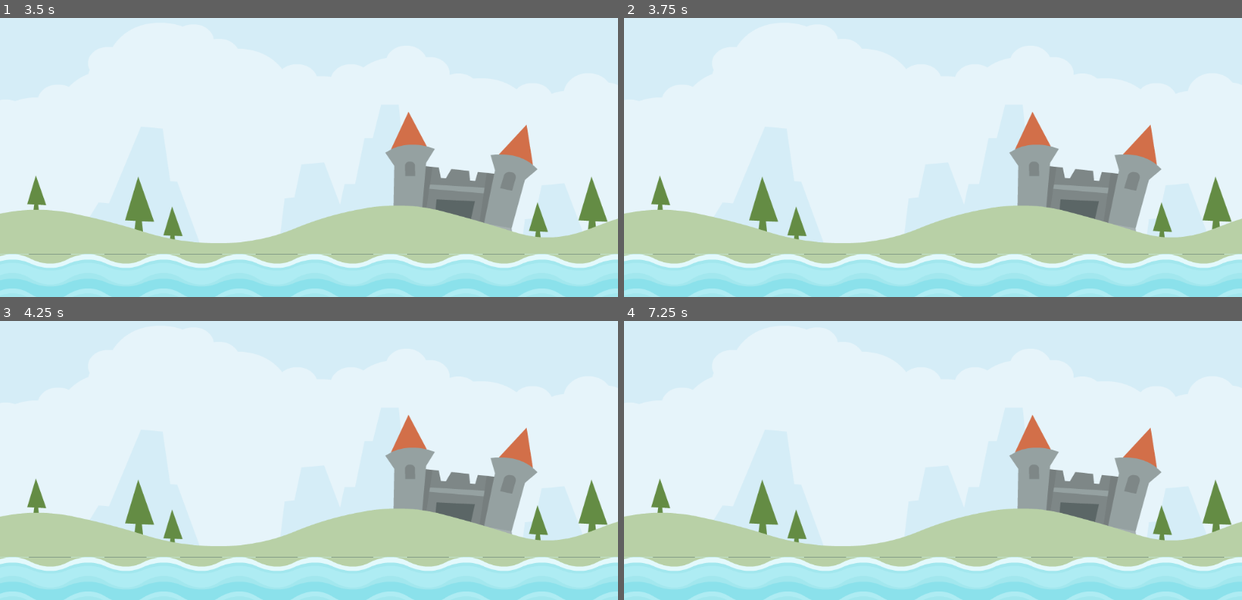
Above: before the commit, frames 1-4 (two rows, left to right).
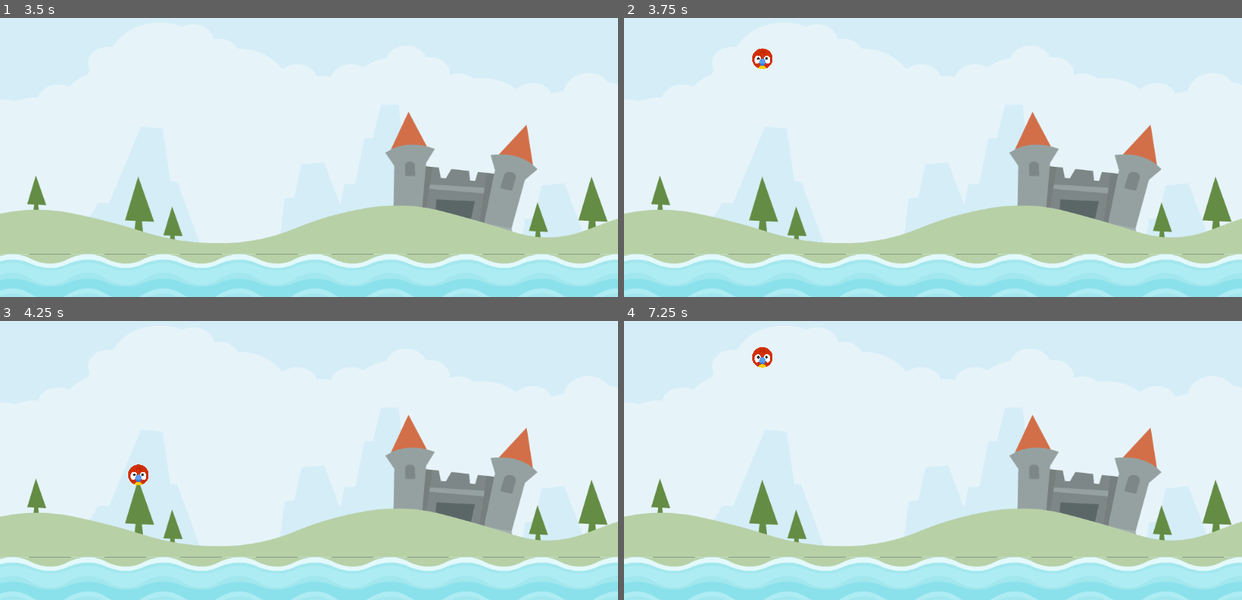
Above: after the commit, the same moments.

Repository: EmmanuelBarboza/AngryAnimals
Game: Godot game, scene res://Scenes/Level/level.tscn
The game is run twice, just before and just after one commit, with the same random seed, the same clock (stepped at 60 frames per second) and the same inputs.
Inputs (mouse positions are in pixels of both pictures, inside the frame that each line leads up to):
- Up to frame 1 (3.5 s): move the mouse to (444, 107) at 0.52 s; click (444, 107) at 0.67 s; tap Enter at 1.25, 2.75 s; move the mouse to (185, 140) at 1.27 s; click (185, 140) at 1.42 s; tap Space at 2 s; move the mouse to (370, 45) at 2.02 s; click (370, 45) at 2.17 s; move the mouse to (278, 193) at 2.77 s; click (278, 193) at 2.92 s
- Up to frame 2 (3.75 s): tap Space at 3.5 s; move the mouse to (1118, 174) at 3.52 s; click (1118, 174) at 3.67 s
- Up to frame 3 (4.25 s): no input
- Up to frame 4 (7.25 s): move the mouse to (747, 374) at 4.27 s; click (747, 374) at 4.42 s; tap Enter at 5 s; move the mouse to (963, 427) at 5.02 s; click (963, 427) at 5.17 s; tap Space at 5.75 s; move the mouse to (840, 340) at 5.77 s; click (840, 340) at 5.92 s; move the mouse to (1068, 410) at 6.52 s; click (1068, 410) at 6.67 s

Frame 1 is identical in both runs. In frame 2, 0.2% of the frame differs, in the area x 20-24%, y 10-19%; in frame 3, 0.2%, in the area x 20-24%, y 51-59%; in frame 4, 0.2%.

Commit message:
Documentation
-Added documentation to the code
-Placed a timer for the animal respawn

Diff:
--- a/Scenes/Animal/animal.gd
+++ b/Scenes/Animal/animal.gd
@@ -1,6 +1,7 @@
 class_name Animal
 extends RigidBody2D
 
+#Variables
 @onready var on_screen_notifier: VisibleOnScreenNotifier2D = $OnScreenNotifier
 
 # Called when the node enters the scene tree for the first time.
@@ -8,12 +9,16 @@
 	pass # Replace with function body.
 
 
-# Called every frame. 'delta' is the elapsed time since the previous frame.
-func _process(delta: float) -> void:
+func _physics_process(delta: float) -> void:
 	pass
 
+func _on_screen_exited() -> void:
+	#Cuando el animal sale de la pantalla lo despawneamos
+	despawn()
 
-func _on_screen_exited() -> void:
-	print("Despawning")
+
+func despawn() -> void:
+	#Emitimos la señal de que el animal murio
+	SignalManager.on_animal_died.emit()
 	set_process(false)
 	queue_free()
--- a/Scenes/Animal/animal.tscn
+++ b/Scenes/Animal/animal.tscn
@@ -17,5 +17,6 @@
 shape = SubResource("CircleShape2D_1x221")
 
 [node name="OnScreenNotifier" type="VisibleOnScreenNotifier2D" parent="."]
+scale = Vector2(3.2143, 3.30077)
 
 [connection signal="screen_exited" from="OnScreenNotifier" to="." method="_on_screen_exited"]
--- a/Scenes/Level/level.gd
+++ b/Scenes/Level/level.gd
@@ -1,14 +1,21 @@
 extends Node2D
 
+#Variables
+@onready var animal_start: Marker2D = $AnimalStart
+@onready var respawn_timer: Timer = $AnimalRespawn
 
-@onready var animal_start: Marker2D = $AnimalStart
-
+#Constantes
 const ANIMAL: PackedScene = preload("res://Scenes/Animal/animal.tscn")
 
 
 
 
+
 func _ready() -> void:
+	#Conectamos el nivel al signal manager, especificamente a la señal
+	#Que se emite cuando un Animal muere (despawnea)
+	SignalManager.on_animal_died.connect(_on_animal_died)
+	#Spawneamos un animal al inicio
 	spawn_animal()
 
 
@@ -16,7 +23,18 @@
 func _process(delta: float) -> void:
 	pass
 
+func _on_animal_died() -> void:
+	#Iniciamos un temporizador
+	respawn_timer.start()
+
+func _on_animal_respawn_timeout() -> void:
+	#Cuando el temporizador se le acaba el tiempo spawneamos un animal
+	spawn_animal()
+
 func spawn_animal() -> void:
+	#Instanciamos al animal
 	var new_animal = ANIMAL.instantiate()
+	#Colocamos su posicion
 	new_animal.global_position = animal_start.global_position
+	#Lo añadimos al arbol
 	self.add_child(new_animal)
--- a/Scenes/Level/level.tscn
+++ b/Scenes/Level/level.tscn
@@ -18,3 +18,9 @@
 [node name="Water" parent="." instance=ExtResource("2_xiycq")]
 z_index = 1
 position = Vector2(2, 627)
+
+[node name="AnimalRespawn" type="Timer" parent="."]
+wait_time = 2.5
+one_shot = true
+
+[connection signal="timeout" from="AnimalRespawn" to="." method="_on_animal_respawn_timeout"]
--- /dev/null
+++ b/autoloads/Signal_manager.gd
@@ -0,0 +1,3 @@
+extends Node
+
+signal on_animal_died
--- a/project.godot
+++ b/project.godot
@@ -15,6 +15,10 @@
 config/features=PackedStringArray("4.3", "Mobile")
 config/icon="res://icon.svg"
 
+[autoload]
+
+SignalManager="*res://autoloads/Signal_manager.gd"
+
 [display]
 
 window/stretch/mode="canvas_items"
